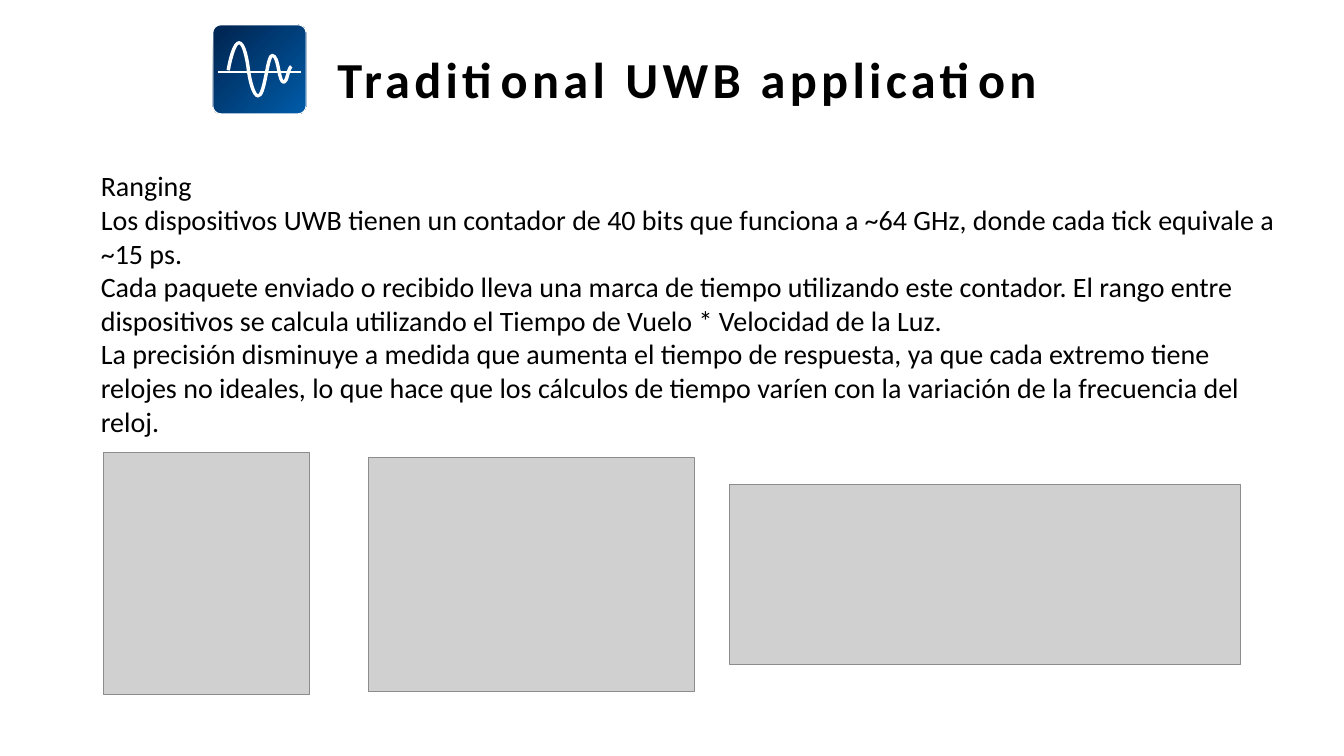
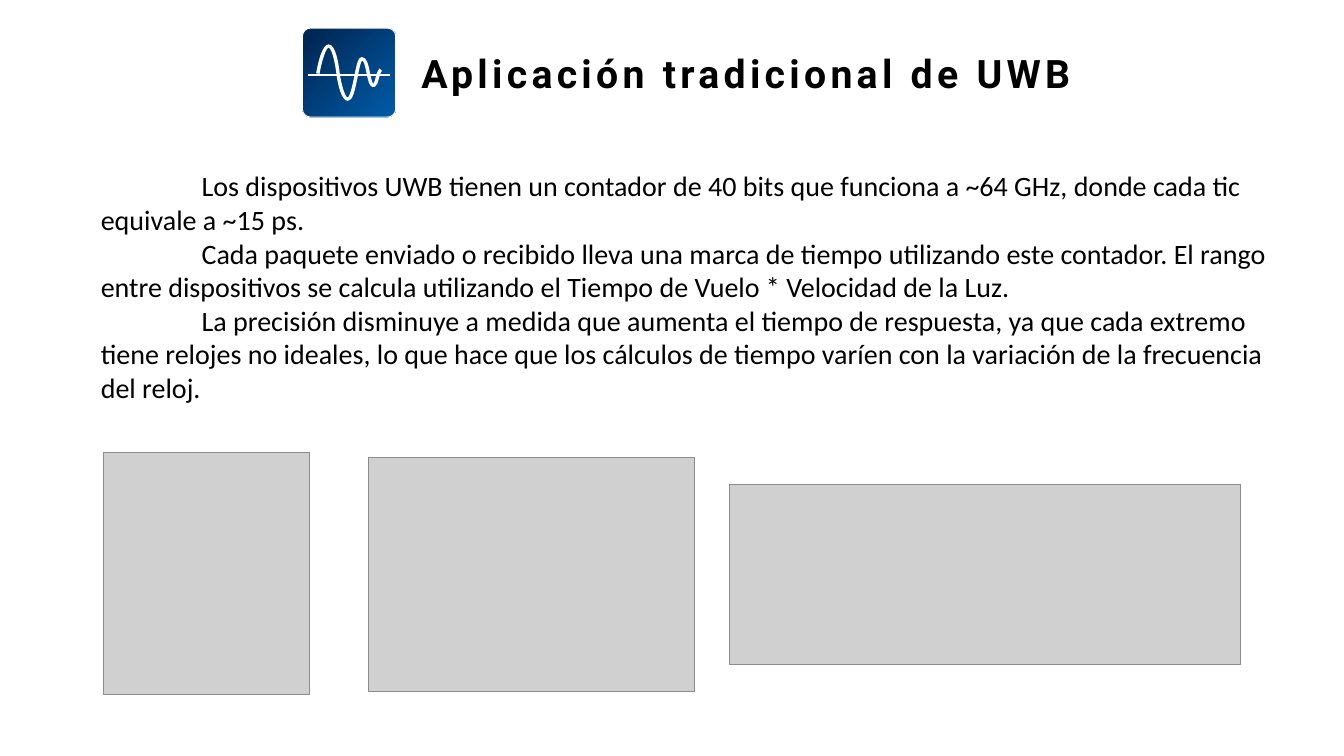
Before and after one commit to SiwaNetwork/QUANTUM, a slide deck: slide 5 of Time-Card/ДОКУМЕНТЫ/МАТЕРИАЛ СТАТЬИ/Синхронизация кейсы на испанском.pptx. Drawn at 1344x756 pixels with LibreOffice and Linux fonts; fonts in the diff are those of the drawing; grey boxes stand for pictures. Boxes give left, top, right and bottom in pixels: in the first picture for what was removed or moved away, otherwise in the second. Text is boxed around its words. In the diff, an @@ line names an element or a change of style, - is before the commit and + after.

```diff
--- a/Time-Card/ДОКУМЕНТЫ/МАТЕРИАЛ СТАТЬИ/Синхронизация кейсы на испанском.pptx
+++ b/Time-Card/ДОКУМЕНТЫ/МАТЕРИАЛ СТАТЬИ/Синхронизация кейсы на испанском.pptx
@@ 3 freeform shapes: place and size @@
-3 freeform shapes at [213,25,307,114]
+3 freeform shapes at [302,28,396,117]
@@ text at [101,176,1240,235]: text changed @@
-Ranging
-Los dispositivos UWB tienen un contador de 40 bits que funciona a ~64 GHz, donde cada tick equivale a ~15 ps.
+Los dispositivos UWB tienen un contador de 40 bits que funciona a ~64 GHz, donde cada tic equivale a ~15 ps.
@@ title at [673,176,702,196]: text changed; size 36 to 28 pt; font Calibri to Roboto @@
-Traditional UWB application
+Aplicación tradicional de UWB
```
Also in this commit, not shown: 24 other slides changed, 10 slides added, 12 slides removed.
